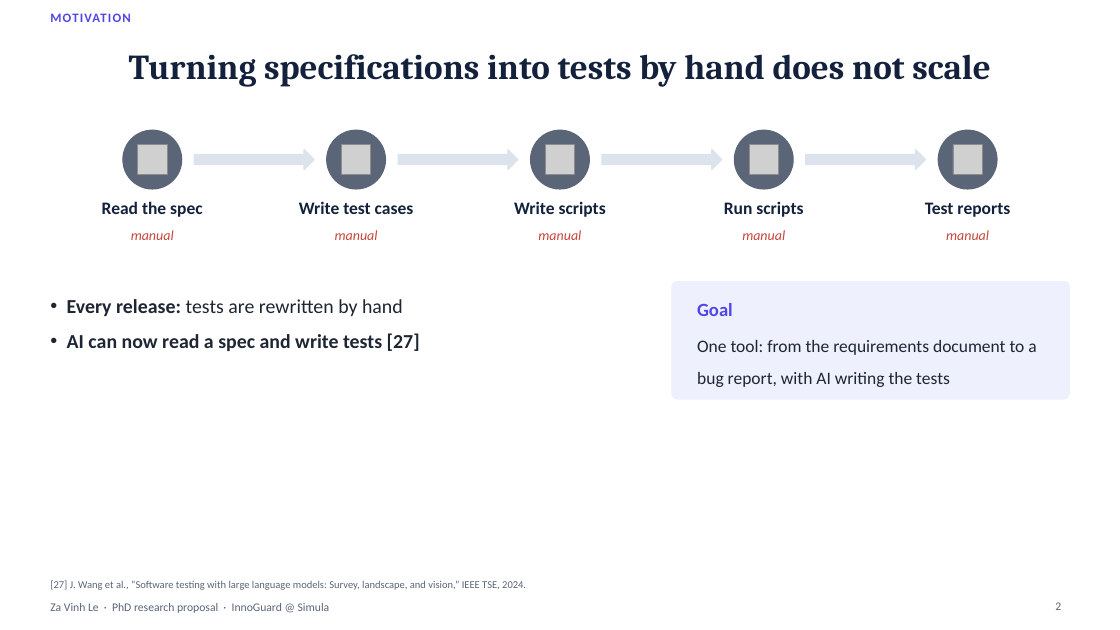
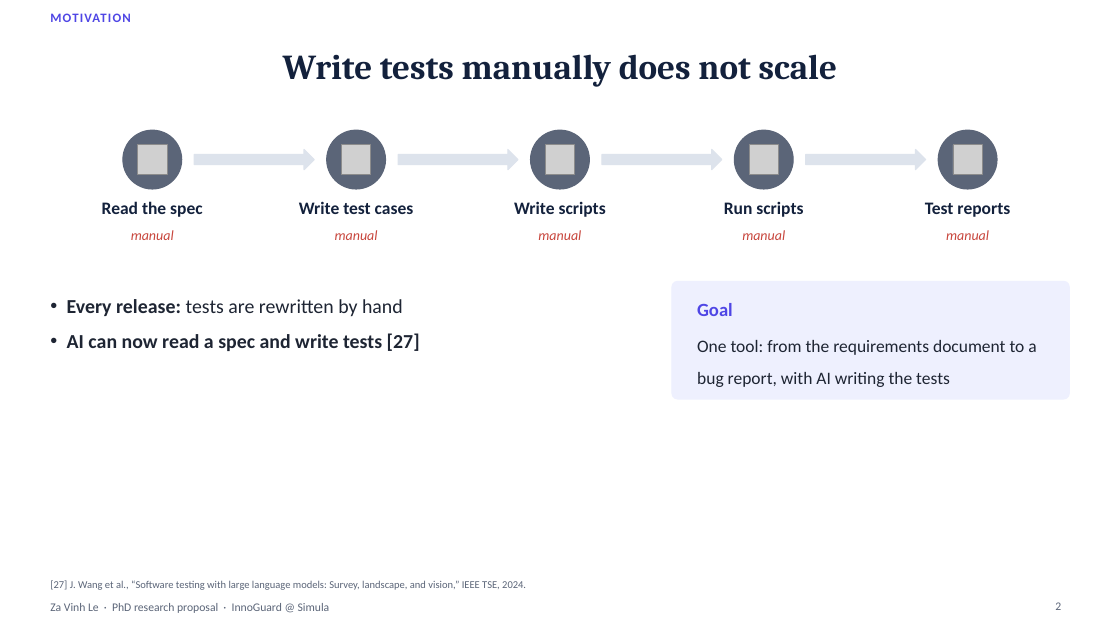
Before and after one commit to zavinhle/uq-testgen, a slide deck: slide 2 of deck/PhD_Proposal_ZaVinhLe_v5.pptx. Drawn at 1120x630 pixels with LibreOffice and Linux fonts; fonts in the diff are those of the drawing; grey boxes stand for pictures. Boxes give left, top, right and bottom in pixels: in the first picture for what was removed or moved away, otherwise in the second. Text is boxed around its words. In the diff, an @@ line names an element or a change of style, - is before the commit and + after.

Commit message:
Update proposal deck to v6 and archive earlier versions

```diff
--- a/deck/PhD_Proposal_ZaVinhLe_v5.pptx
+++ b/deck/PhD_Proposal_ZaVinhLe_v5.pptx
@@ title at (x1=283, y1=54, x2=837, y2=86): text changed @@
-Turning specifications into tests by hand does not scale
+Write tests manually does not scale
```
Also in this commit, not shown: 67 other files.
